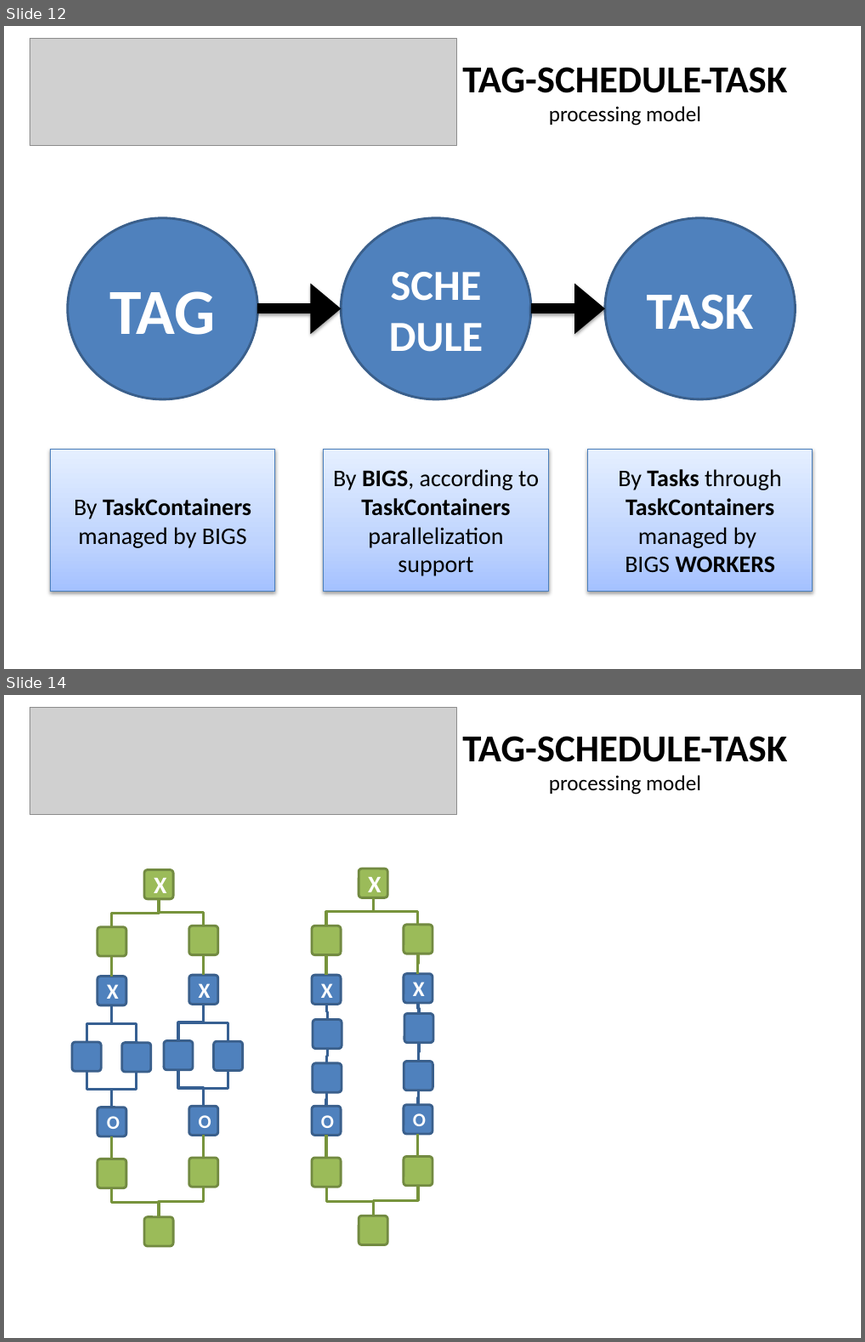
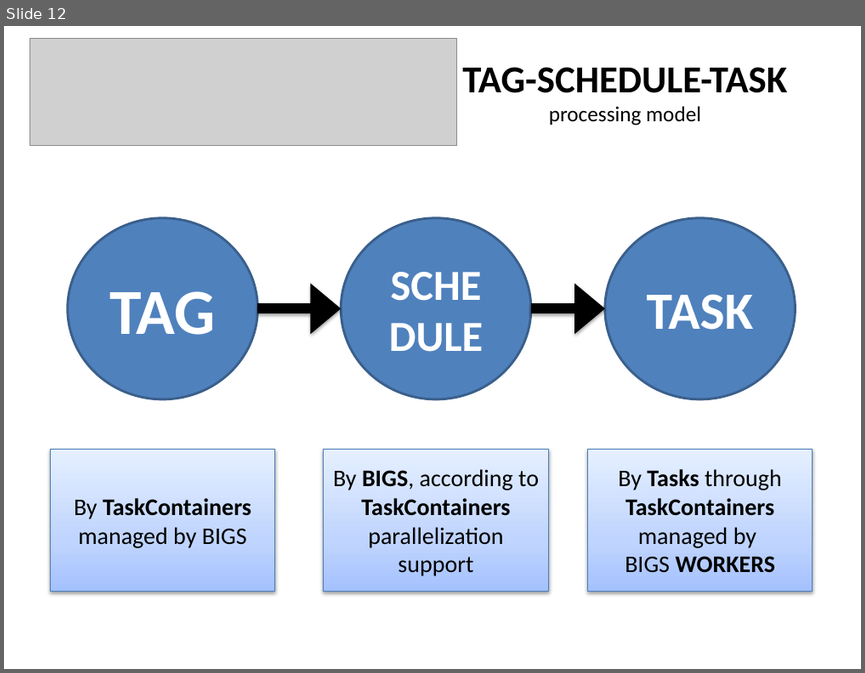
Before and after one commit to predmach/toolkit, a slide deck: docs/design/TST-api.pptx. Shown one above the other, each under a label of ours: slides 12 and 14 before the commit, slide 12 after it; the slides between them are not shown. The pictures are 865x1342 and 865x673 pixels, drawn with LibreOffice and Linux fonts; fonts in the diff are those of the drawing; grey boxes stand for pictures. Boxes give left, top, right and bottom in pixels: in the first picture for what was removed or moved away, otherwise in the second. Text is boxed around its words. In the diff, an @@ line names an element or a change of style, - is before the commit and + after.

```diff
--- a/docs/design/TST-api.pptx
+++ b/docs/design/TST-api.pptx
@@ slide 14 removed at (4,695,861,1338), background #FFFFFF @@
@@ picture removed at (30,708,457,815) @@
@@ text removed at (462,736,787,794) @@
-TAG-SCHEDULE-TASK
-processing model
@@ rounded rectangle removed at (144,870,174,899) @@
-X
@@ rounded rectangle removed at (358,869,388,898) @@
-X
@@ elbow line removed from (373, 898) to (326, 925) @@
@@ elbow line removed from (373, 898) to (418, 925) @@
@@ elbow line removed from (159, 899) to (112, 927) @@
@@ elbow line removed from (159, 899) to (204, 925) @@
@@ group removed at (72,927,151,1188): 6 rounded rectangles, 5 elbow lines, 1 line @@
-O
-X
@@ group removed at (163,925,243,1187): 6 rounded rectangles, 5 elbow lines, 1 line @@
-O
-X
@@ group removed at (312,925,341,1187): 6 rounded rectangles, 4 elbow lines, 1 line @@
-O
-X
@@ group removed at (404,925,433,1185): 6 rounded rectangles, 4 elbow lines, 1 line @@
-O
-X
@@ elbow line removed from (112, 1188) to (159, 1217) @@
@@ elbow line removed from (204, 1187) to (159, 1217) @@
@@ elbow line removed from (326, 1187) to (373, 1215) @@
@@ elbow line removed from (418, 1185) to (373, 1215) @@
@@ rounded rectangle removed at (144,1217,174,1246) @@
@@ rounded rectangle removed at (358,1215,388,1244) @@
```
Also in this commit, not shown: 2 slides added, 1 other slide removed.
